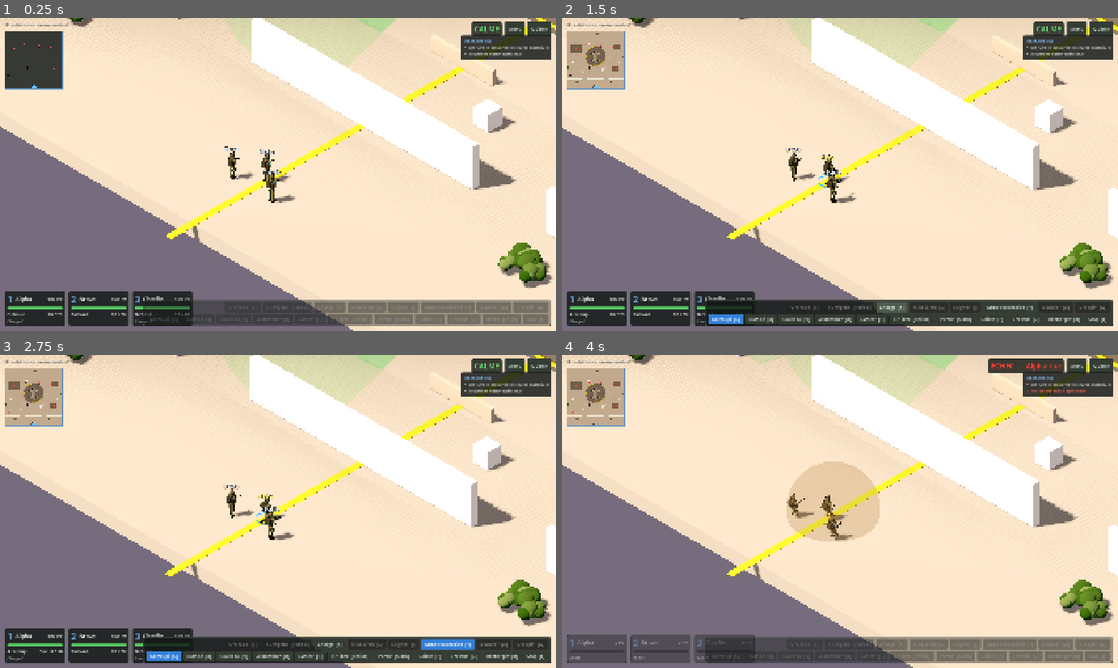
Above: before the commit, frames 1-4 (two rows, left to right).
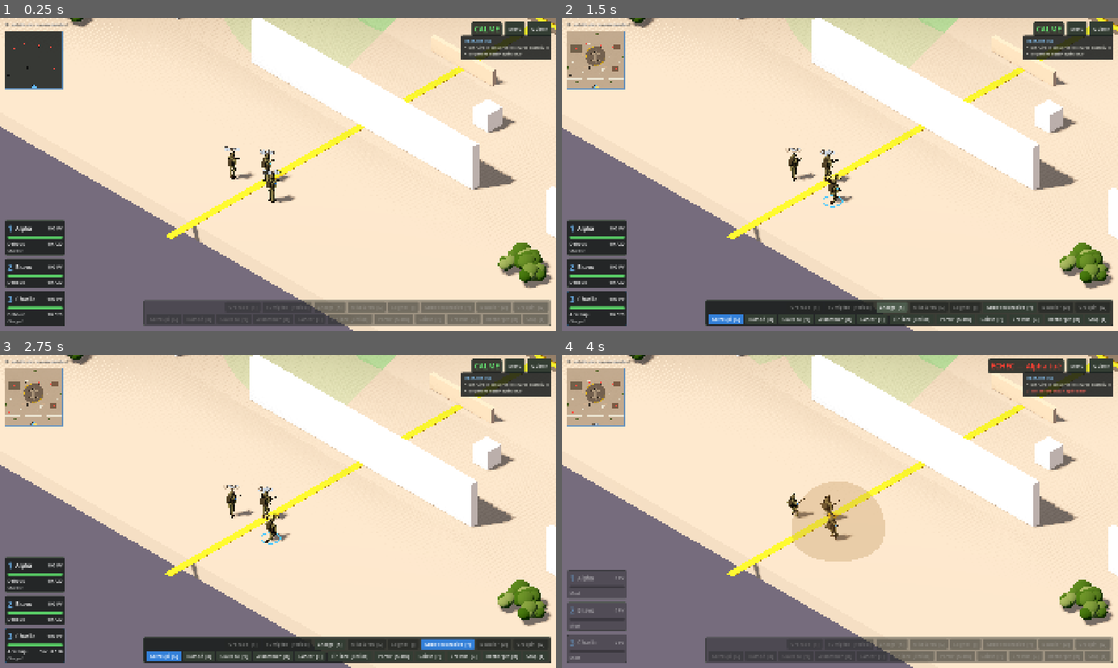
Above: after the commit, the same moments.

Repository: HackTechDev/Commando
Game: Godot game, scene res://scenes/levels/airbase/airbase.tscn
Two runs of this game, one before a commit and one after it. Both use one fixed random seed, a clock stepped at 60 frames per second and the inputs below. This scene is started directly instead of the project's main scene.
Inputs (mouse positions are in pixels of both pictures, inside the frame that each line leads up to):
- Up to frame 1 (0.25 s): no input
- Up to frame 2 (1.5 s): tap Enter (execute_orders) at 0.5 s; drag from (595, 309) to (895, 105) at 0.52 s; click "Charge [K]" at 1.25 s
- Up to frame 3 (2.75 s): click "Arme secondaire [Y]" at 2 s
- Up to frame 4 (4 s): click "Accroupi [C]" at 2.75 s; click "Mise à feu [L]" at 3.5 s

The runs differ from the first frame. In frame 1, 4.6% of the frame differs, in the area x 0-35%, y 64-99%; in frame 2, 4.3%; in frame 3, 4.3%; in frame 4, 5.3%, in the area x 0-59%, y 34-99%.

Commit message:
HUD : cartouches des opérateurs en colonne
Les cartouches, en bas à gauche, s'empilent de haut en bas au lieu de
s'aligner sur une ligne.

Co-Authored-By: Claude Opus 5.5 <noreply@anthropic.com>

Diff:
--- a/scenes/ui/hud.tscn
+++ b/scenes/ui/hud.tscn
@@ -68,7 +68,7 @@
 tooltip_text = "Fermer le jeu."
 text = "Quitter"
 
-[node name="Portraits" type="HBoxContainer" parent="PlayerController"]
+[node name="Portraits" type="VBoxContainer" parent="PlayerController"]
 unique_name_in_owner = true
 layout_mode = 1
 anchors_preset = 2
--- a/scripts/ui/hud.gd
+++ b/scripts/ui/hud.gd
@@ -4,7 +4,7 @@
 
 const PORTRAIT_SCENE: PackedScene = preload("res://scenes/ui/unit_portrait.tscn")
 
-@onready var _portraits: HBoxContainer = %Portraits
+@onready var _portraits: VBoxContainer = %Portraits
 @onready var _action_bar: Control = %ActionBar
 @onready var _crouch: Button = %Crouch
 @onready var _prone: Button = %Prone
